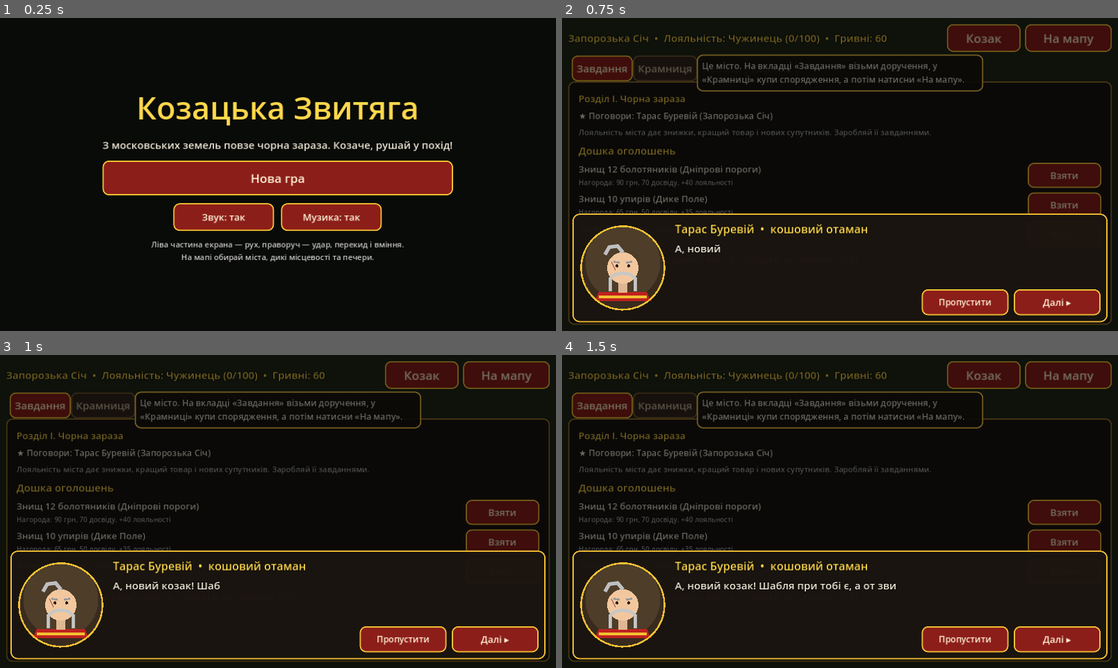
Above: before the commit, frames 1-4 (two rows, left to right).
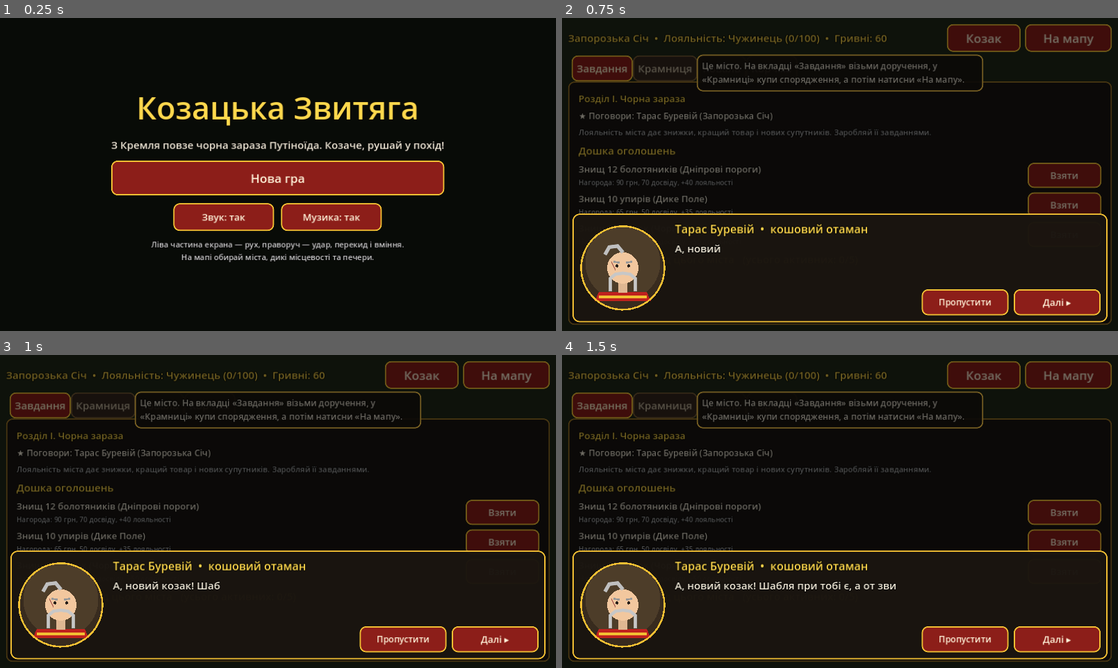
Above: after the commit, the same moments.

Repository: Pcixopatka/Jarvis
Game: Godot game, scene res://scenes/main.tscn
Same seed, same stepped clock (60 frames per second), same inputs: the game is played once before the commit and once after it.
Inputs:
- Up to frame 1 (0.25 s): no input
- Up to frame 2 (0.75 s): click "Нова гра" at 0.5 s
- Up to frame 3 (1 s): no input
- Up to frame 4 (1.5 s): click "Козак" at 1.25 s

The runs differ from the first frame. In frame 1, 1.4% of the frame differs, in the area x 18-82%, y 39-57%; in frame 2, nothing differs; in frame 3, nothing differs; in frame 4, nothing differs.

Commit message:
Make Putinoid, the undead tsar in the Kremlin, the main antagonist
- New NPC with a procedural portrait (pale, red eyes, Monomakh cap)
- Chapter I: he made the pact with darkness and woke the Serpent; his
  voice speaks through the dying Serpent; the final goal is the Kremlin
- Main menu tagline and README updated; Android preset 0.7.1

Co-Authored-By: Claude Opus 5.5 <noreply@anthropic.com>
Claude-Session: https://claude.ai/code/session_01LNSrXhawYx8NHCKWuYP1b5

Diff:
--- a/scripts/data/story.gd
+++ b/scripts/data/story.gd
@@ -15,6 +15,7 @@
 	"otaman": {"name": "Тарас Буревій", "role": "кошовий отаман"},
 	"kobzar": {"name": "Остап", "role": "сліпий кобзар"},
 	"znakharka": {"name": "Мотря", "role": "чигиринська знахарка"},
+	"putinoid": {"name": "Путіноїд", "role": "кремлівський упир-цар"},
 }
 
 const CHAPTERS := [
@@ -25,7 +26,8 @@
 				"id": "recruit", "giver": "otaman", "city": "sich",
 				"start": [
 					["otaman", "А, новий козак! Шабля при тобі є, а от звитяги ще бракує. Та часу вчитися немає."],
-					["otaman", "З північного сходу, з московських земель, повзе чорна зараза. Їхнє військо йде на нас — та це вже не люди: чорні жили, порожні очі, зелений сморід."],
+					["otaman", "З Москви повзе чорна зараза. Там, у Кремлі, засів Путіноїд — упир-цар, що не вмирає і живиться страхом."],
+					["otaman", "Його військо йде на нас — та це вже не люди: чорні жили, порожні очі, зелений сморід. Зараза зробила їх слухняними ляльками."],
 					["otaman", "А де пройдуть заражені — там прокидається нечисть. Мавки, упирі... Такого й діди не пам'ятають."],
 					["hero", "Кажіть, пане кошовий, що робити."],
 					["otaman", "Перші загони вже в Дикому Полі. Очисти його — і повертайся. Тоді й поговоримо."],
@@ -43,8 +45,8 @@
 				"id": "legend", "giver": "kobzar", "city": "sich",
 				"start": [
 					["kobzar", "Сідай, козаче. Заграю тобі не пісню, а правду."],
-					["kobzar", "Мій дід співав: колись московський цар уклав угоду з темрявою. Обіцяв їй чужі землі — а взамін отримав заразу, що робить з людей слухняних мерців."],
-					["kobzar", "Зараза довго спала. Тепер її розбудили — і вона дісталася аж до порогів, де під кручами спав Триголовий Змій. Змій прокинувся і став її серцем на наших землях."],
+					["kobzar", "Мій дід співав про Путіноїда. Колись він уклав угоду з темрявою: віддав їй свою душу й обіцяв чужі землі — а взамін отримав вічне життя і заразу, що робить з людей слухняних мерців."],
+					["kobzar", "Його зараза дісталася аж до порогів, де під кручами спав Триголовий Змій. Путіноїд розбудив Змія і зробив його серцем зарази на наших землях."],
 					["hero", "Як знайти його лігво?"],
 					["kobzar", "Мавки знають стежку — вона вплетена в їхні вінки. Принеси мені три вінки з Дніпрових порогів, і я прочитаю шлях."],
 				],
@@ -107,9 +109,14 @@
 				"turn_in": "sich",
 				"end": [
 					["otaman", "Чую, чую — Змія здолано! Заражені на півдні розбрелися, як вівці без пастуха."],
+					["hero", "Коли Змій конав, з його пащі пролунав чужий голос. Холодний, як болото."],
+					["putinoid", "Думаєш, переміг, козаче? Я вічний. Я сиджу в Кремлі вже сто років — і сидітиму ще тисячу."],
+					["putinoid", "Моя зараза дійде до кожного хутора. Ваші діти стануть моїми солдатами. Ця земля буде моєю."],
+					["hero", "Чекай гостей у Кремлі. Прийдемо — і по тебе."],
 					["kobzar", "Пісню вже складаю, козаче. Про тебе співатимуть від порогів до Києва."],
 					["otaman", "Тримай шаблю. Носили її кошові отамани — тепер вона твоя."],
-					["otaman", "Та це лише одна голова гідри. Гонці з півночі кажуть: зараза йде з Брянських лісів, а веде її царський чаклун. І в київських склепах уже заворушився Упир-володар..."],
+					["otaman", "Та це лише одна голова гідри. Гонці з півночі кажуть: зараза йде з Брянських лісів, а веде її чаклун Путіноїда. І в київських склепах уже заворушився Упир-володар..."],
+					["otaman", "Шлях до Кремля довгий, козаче. Але кожен крок на ньому — наш."],
 					["otaman", "Але то вже інша історія."],
 				],
 				"reward": {"gold": 300, "xp": 800, "loyalty": {"sich": 120},
--- a/scripts/game/game.gd
+++ b/scripts/game/game.gd
@@ -484,7 +484,7 @@
 	hud.set_mode(false, false)
 	_open_menu()
 	hud.add_title("Козацька Звитяга", 72)
-	hud.add_title("З московських земель повзе чорна зараза. Козаче, рушай у похід!", 24, UI.TEXT)
+	hud.add_title("З Кремля повзе чорна зараза Путіноїда. Козаче, рушай у похід!", 24, UI.TEXT)
 	if SaveSystem.exists(save_path):
 		hud.add_button("Продовжити", _continue_game)
 		hud.add_button("Нова гра", _confirm_new_game)
--- a/scripts/ui/portrait.gd
+++ b/scripts/ui/portrait.gd
@@ -11,7 +11,11 @@
 	var skin := Color(0.95, 0.78, 0.62)
 	draw_circle(c, r, Color(0.22, 0.17, 0.12))
 	draw_circle(c + Vector2(0, -10) * s, r * 0.9, Color(0.3, 0.24, 0.16))
-	var cloth: Color = {"otaman": Color(0.75, 0.13, 0.12), "kobzar": Color(0.4, 0.3, 0.2), "znakharka": Color(0.95, 0.94, 0.88), "hero": Color(0.78, 0.14, 0.14)}.get(npc, Color.GRAY)
+	if npc == "putinoid":
+		skin = Color(0.78, 0.8, 0.76)  # мертвотно-бліда шкіра
+		draw_circle(c, r, Color(0.12, 0.06, 0.08))
+		draw_circle(c + Vector2(0, -10) * s, r * 0.9, Color(0.25, 0.05, 0.08))
+	var cloth: Color = {"otaman": Color(0.75, 0.13, 0.12), "kobzar": Color(0.4, 0.3, 0.2), "znakharka": Color(0.95, 0.94, 0.88), "hero": Color(0.78, 0.14, 0.14), "putinoid": Color(0.18, 0.14, 0.2)}.get(npc, Color.GRAY)
 	# Плечі
 	draw_colored_polygon(_pts(c, s, [Vector2(-46, 46), Vector2(46, 46), Vector2(54, 64), Vector2(-54, 64)]), cloth)
 	if npc == "znakharka":
@@ -46,6 +50,22 @@
 			draw_circle(Vector2.ZERO, 18.0 * s, Color(0.6, 0.38, 0.18))
 			draw_set_transform(Vector2.ZERO, 0.0, Vector2.ONE)
 			draw_line(c + Vector2(-50, 40) * s, c + Vector2(-26, -10) * s, Color(0.45, 0.28, 0.12), 6.0 * s)
+		"putinoid":
+			# Дрібні червоні очі, тонкі губи, рідке волосся, шапка Мономаха
+			for x in [-10.0, 10.0]:
+				draw_circle(c + Vector2(x, eye_y) * s, 3.2 * s, Color(0.9, 0.05, 0.05))
+				draw_circle(c + Vector2(x, eye_y) * s, 6.0 * s, Color(1.0, 0.1, 0.1, 0.2))
+			draw_line(c + Vector2(-17, -12) * s, c + Vector2(-5, -9) * s, Color(0.6, 0.6, 0.55), 2.0 * s)
+			draw_line(c + Vector2(5, -9) * s, c + Vector2(17, -12) * s, Color(0.6, 0.6, 0.55), 2.0 * s)
+			draw_line(c + Vector2(-9, 14) * s, c + Vector2(9, 14) * s, Color(0.45, 0.3, 0.3), 2.0 * s)
+			draw_line(c + Vector2(-14, 20) * s, c + Vector2(-6, 24) * s, Color(0.6, 0.62, 0.58), 1.5 * s)  # зморшки
+			draw_line(c + Vector2(14, 20) * s, c + Vector2(6, 24) * s, Color(0.6, 0.62, 0.58), 1.5 * s)
+			draw_colored_polygon(_pts(c, s, [Vector2(-30, -16), Vector2(30, -16), Vector2(24, -38), Vector2(0, -50), Vector2(-24, -38)]), Color(0.85, 0.65, 0.2))
+			draw_rect(Rect2(c + Vector2(-32, -20) * s, Vector2(64, 9) * s), Color(0.35, 0.25, 0.2))  # хутряна облямівка
+			draw_line(c + Vector2(0, -50) * s, c + Vector2(0, -64) * s, Color(0.85, 0.65, 0.2), 3.0 * s)
+			draw_line(c + Vector2(-6, -58) * s, c + Vector2(6, -58) * s, Color(0.85, 0.65, 0.2), 3.0 * s)
+			for i in 3:
+				draw_circle(c + Vector2(-16 + i * 16, -28) * s, 3.0 * s, Color(0.75, 0.05, 0.1))
 		"znakharka":
 			_eyes(c, s, eye_y, false)
 			draw_line(c + Vector2(-8, 14) * s, c + Vector2(8, 14) * s, Color(0.6, 0.3, 0.3), 2.0 * s)
Not shown, changed: export_presets.cfg
